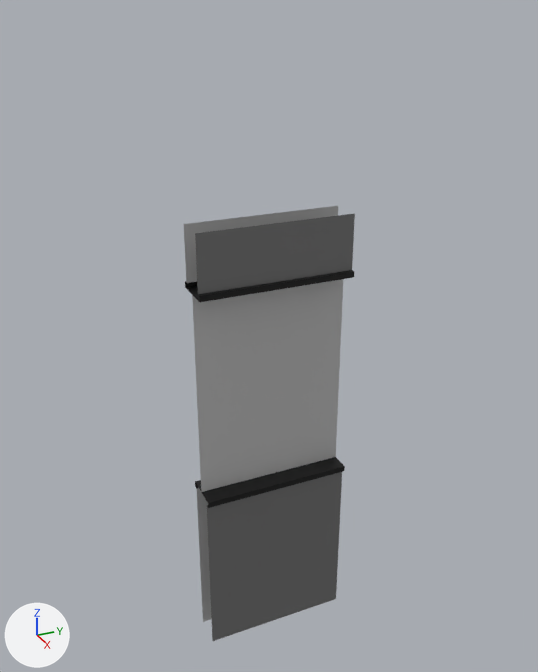
Two versions of the FBX model Assets/Models/Level/SM_Window_Mid.fbx, one commit apart.
Camera for both pictures: a 50 mm lens placed at (0.0375, -0.0125, 0.0418), pointed at (-0.0019, 0.0053, 0.0221). The axes (+X, +Y, +Z) are drawn at lower left. The lights are the same throughout. Where no turn or scale is listed for an object, it has been applied to the vertices. Vertices at the same position are counted once.

Names of what the first picture shows: 'SM_Window_Mid'.
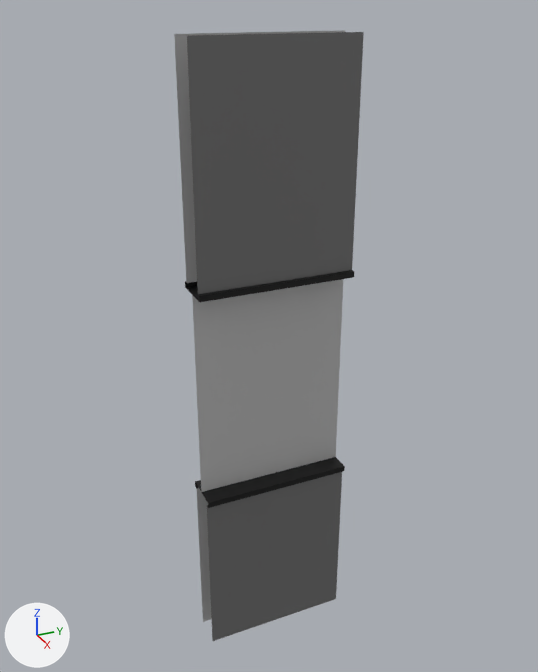
Boxes (x1, y1, x2, y2) around the edits, measured in the pictures (538 x 672 px; the box of a moved part takes in the faces that stretch with it):
'SM_Window_Mid', reshaped (11% wider, 40% taller): before (184, 206, 355, 641); after (174, 30, 364, 641)
part 1 of me_mesh, moved or reshaped: before (184, 206, 355, 294); after (174, 30, 364, 294)

Edits to the bpy script that builds the scene:
```text
Change me_mesh:
    where me_mesh.from_pydata(...)  # 36 vertices, 15 faces; spans x -0.0023..0.0003, y 0.0..0.01, z 0.0..0.03
    used by ob_sm_window_mid; location = (0.0, 0.0, 0.0)
    before: 20 (0.0, 0.01, 0.03) at pixel (354, 213), 23 (-0.002, 0.01, 0.03) at pixel (338, 205), 28 (0.0, 0.0, 0.03) at pixel (195, 233), 31 (-0.002, 0.0, 0.03) at pixel (183, 224)
    me_mesh part 1
    add for i in [20, 23, 28, 31]: me_mesh.vertices[i].co += Vector((0.0, 0.0, 0.01))
```
